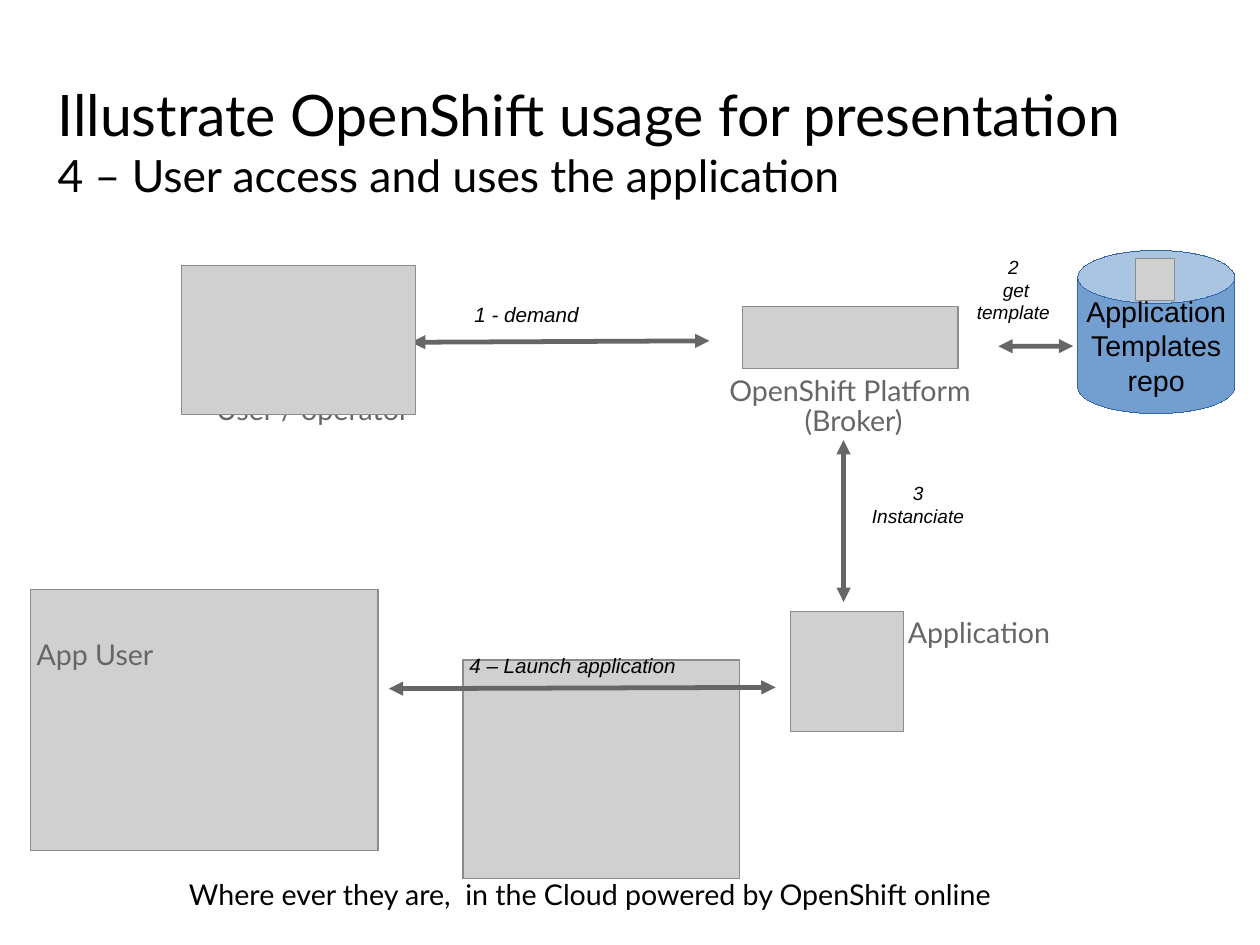
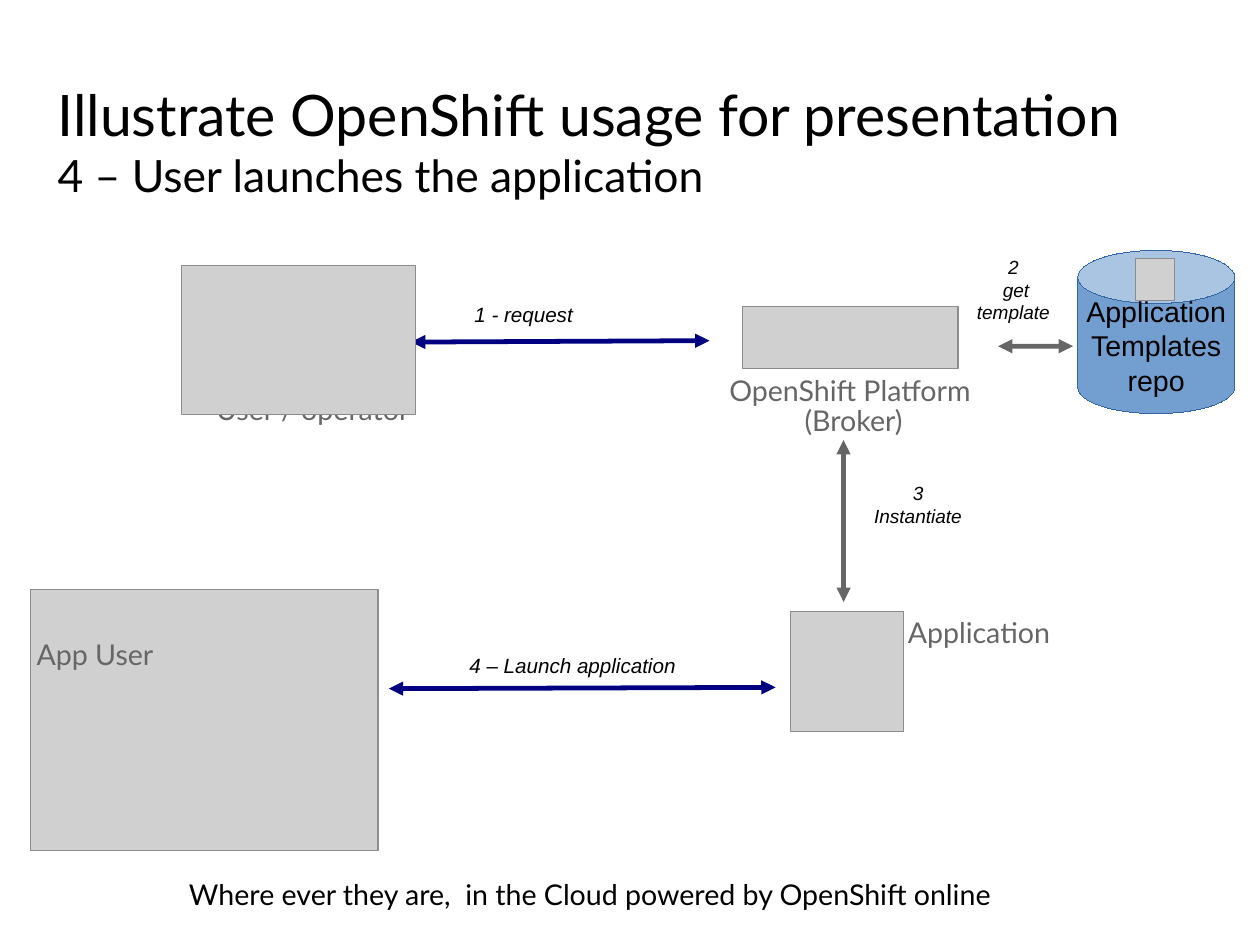
Before and after one commit to lucpierson/PHP-prz, a slide deck: slide 4 of illustrate.odp. Drawn at 1260x945 pixels with LibreOffice and Linux fonts; fonts in the diff are those of the drawing; grey boxes stand for pictures; background and template pictures are left out. Boxes give left, top, right and bottom in pixels: in the first picture for what was removed or moved away, otherwise in the second. Text is boxed around its words. In the diff, an @@ line names an element or a change of style, - is before the commit and + after.

```diff
--- a/illustrate.odp
+++ b/illustrate.odp
@@ text at (x1=58, y1=159, x2=703, y2=200): text changed @@
-4 – User access and uses the application
+4 – User launches the application
@@ text at (x1=474, y1=307, x2=573, y2=327): text changed @@
-1 - demand
+1 - request
@@ double arrow (412, 342) - (710, 341): stroke #666666 3 pt to #000080 3 pt @@
@@ text at (x1=874, y1=509, x2=962, y2=524): text changed @@
-Instanciate
+Instantiate
@@ double arrow (776, 687) - (389, 688): stroke #666666 3 pt to #000080 3 pt @@
@@ picture removed at (x1=463, y1=660, x2=740, y2=879) @@
@@ text removed at (x1=423, y1=783, x2=775, y2=845) @@
-Presentation
```
Also in this commit, not shown: 6 other slides changed, 2 other files.
